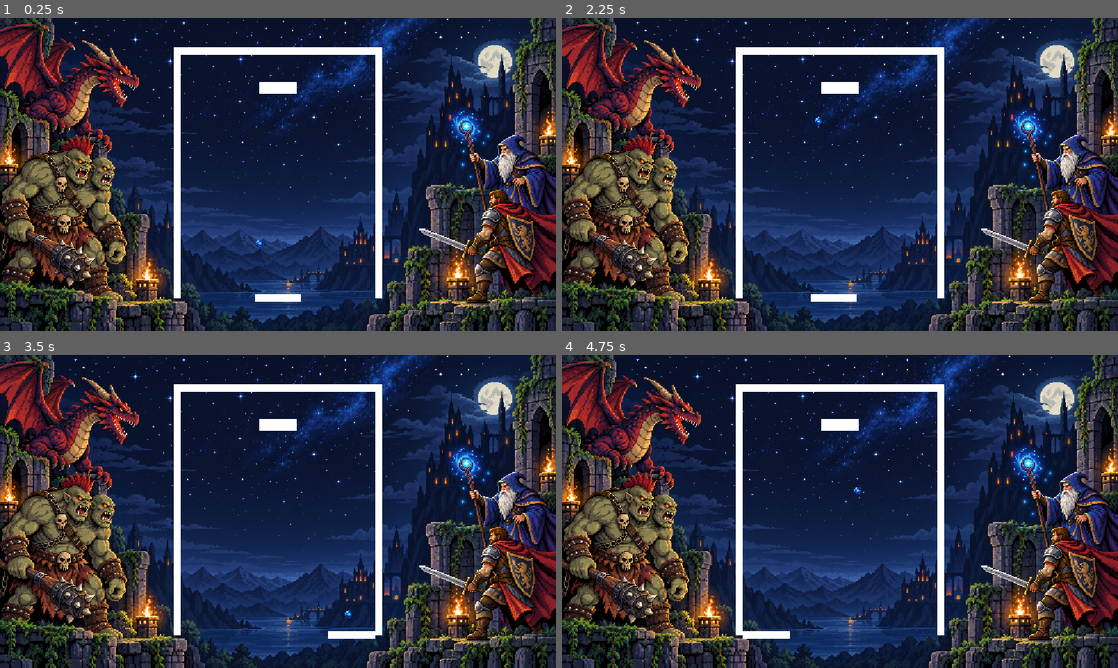
Above: before the commit, frames 1-4 (two rows, left to right).
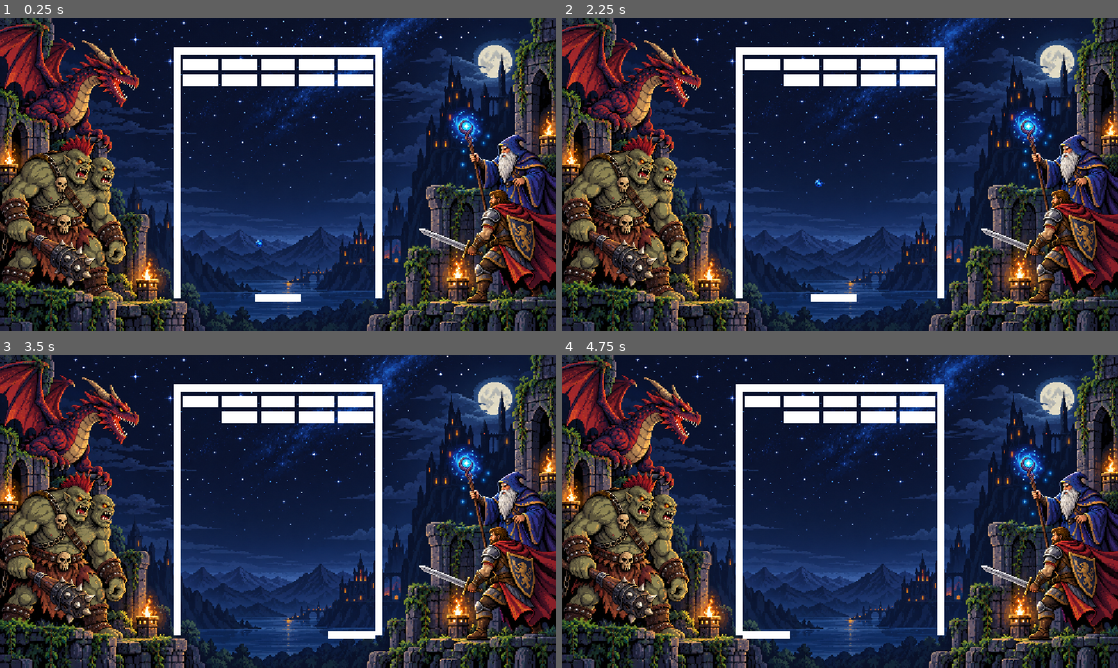
Above: after the commit, the same moments.

Repository: Gladorf/godot-breakout
Game: Godot game, scene res://main.tscn
The game is run twice, just before and just after one commit, with the same random seed, the same clock (stepped at 60 frames per second) and the same inputs.
Inputs:
- Up to frame 1 (0.25 s): no input
- Up to frame 2 (2.25 s): tap Enter at 0.5 s; hold Right (move_right) 0.53-1.28 s; tap Space at 1.25 s; hold Left (move_left) 1.28-2.03 s; hold Right (move_right) from 2.03 s (still down)
- Up to frame 3 (3.5 s): keep holding Right (move_right)
- Up to frame 4 (4.75 s): release Right (move_right) at 3.53 s; hold Left (move_left) from 3.53 s (still down)

The runs differ from the first frame. In frame 1, 2.4% of the frame differs, in the area x 32-68%, y 13-25%; in frame 2, 2.2%; in frame 3, 2.2%; in frame 4, 2.2%.

Commit message:
Add bricks row

Diff:
--- /dev/null
+++ b/brick.tscn
@@ -0,0 +1,15 @@
+[gd_scene format=3 uid="uid://b3it6hym2fapy"]
+
+[ext_resource type="Script" uid="uid://e1mp7psevxjx" path="res://brick.gd" id="1_awxk8"]
+
+[sub_resource type="RectangleShape2D" id="RectangleShape2D_2golg"]
+size = Vector2(72, 24)
+
+[node name="Brick" type="StaticBody2D" unique_id=1572356868]
+script = ExtResource("1_awxk8")
+
+[node name="Polygon2D" type="Polygon2D" parent="." unique_id=2059114671]
+polygon = PackedVector2Array(-36, -12, 36, -12, 36, 12, -36, 12)
+
+[node name="CollisionShape2D" type="CollisionShape2D" parent="." unique_id=807775037]
+shape = SubResource("RectangleShape2D_2golg")
--- /dev/null
+++ b/game.gd
@@ -0,0 +1,35 @@
+extends Node2D
+
+const BRICK_SCENE = preload("res://brick.tscn")
+const margin_x = 4
+const margin_y = 8
+const space_x = 8
+const space_y = 8
+
+@onready var bricks_container: Node2D = $BricksContainer
+
+var brick_size: Vector2
+var start_position: Vector2
+
+func _ready() -> void:
+	var brick = BRICK_SCENE.instantiate()
+	var collision = brick.get_node("CollisionShape2D") as CollisionShape2D
+	var shape = collision.shape as RectangleShape2D
+
+	brick_size = shape.size
+	start_position = Vector2(margin_x, margin_y) + brick_size / 2
+	brick.free()
+
+	spawn_row()
+	spawn_row()
+
+func spawn_row() -> void:
+	for brick in bricks_container.get_children():
+		brick.position.y += brick_size.y + space_y
+
+	for i in range(5):
+		var brick = BRICK_SCENE.instantiate()
+		brick.position = start_position + Vector2(
+			i * (brick_size.x + space_x), 0
+		)
+		bricks_container.add_child(brick)
--- a/main.tscn
+++ b/main.tscn
@@ -1,9 +1,9 @@
 [gd_scene format=3 uid="uid://ch7tgoig8yude"]
 
 [ext_resource type="Texture2D" uid="uid://dajlutojkciny" path="res://assets/backgrounds/fantasy_background.png" id="1_1bvp3"]
+[ext_resource type="Script" uid="uid://dl5qqtcroct4y" path="res://game.gd" id="1_7mycd"]
 [ext_resource type="Script" uid="uid://y8rr517w3cso" path="res://paddle.gd" id="1_ig7tw"]
 [ext_resource type="Script" uid="uid://bqb5tut0ngoia" path="res://ball.gd" id="2_0xm2m"]
-[ext_resource type="Script" uid="uid://e1mp7psevxjx" path="res://brick.gd" id="3_h2yge"]
 [ext_resource type="Texture2D" uid="uid://dbyj3f1ut82s" path="res://assets/sprites/Cosmic Arcane Orb Sprite.png" id="5_lquwl"]
 
 [sub_resource type="RectangleShape2D" id="RectangleShape2D_7dm0k"]
@@ -12,9 +12,6 @@
 [sub_resource type="RectangleShape2D" id="RectangleShape2D_dxf86"]
 size = Vector2(432, 16)
 
-[sub_resource type="RectangleShape2D" id="RectangleShape2D_2golg"]
-size = Vector2(80, 24)
-
 [sub_resource type="RectangleShape2D" id="RectangleShape2D_2qwpt"]
 size = Vector2(96, 16)
 
@@ -22,6 +19,7 @@
 radius = 8.0
 
 [node name="Game" type="Node2D" unique_id=4718652]
+script = ExtResource("1_7mycd")
 
 [node name="Background" type="Sprite2D" parent="." unique_id=1721310100]
 z_index = -10
@@ -56,15 +54,8 @@
 [node name="CollisionShape2D" type="CollisionShape2D" parent="HorizontalWall" unique_id=465597918]
 shape = SubResource("RectangleShape2D_dxf86")
 
-[node name="Brick" type="StaticBody2D" parent="." unique_id=122034715]
-position = Vector2(576, 145)
-script = ExtResource("3_h2yge")
-
-[node name="Polygon2D" type="Polygon2D" parent="Brick" unique_id=372326501]
-polygon = PackedVector2Array(-40, -12, 40, -12, 40, 12, -40, 12)
-
-[node name="CollisionShape2D" type="CollisionShape2D" parent="Brick" unique_id=1820624083]
-shape = SubResource("RectangleShape2D_2golg")
+[node name="BricksContainer" type="Node2D" parent="." unique_id=189597307]
+position = Vector2(376, 76)
 
 [node name="Paddle" type="CharacterBody2D" parent="." unique_id=517106290]
 position = Vector2(576, 580)
Not shown, added: game.gd.uid
